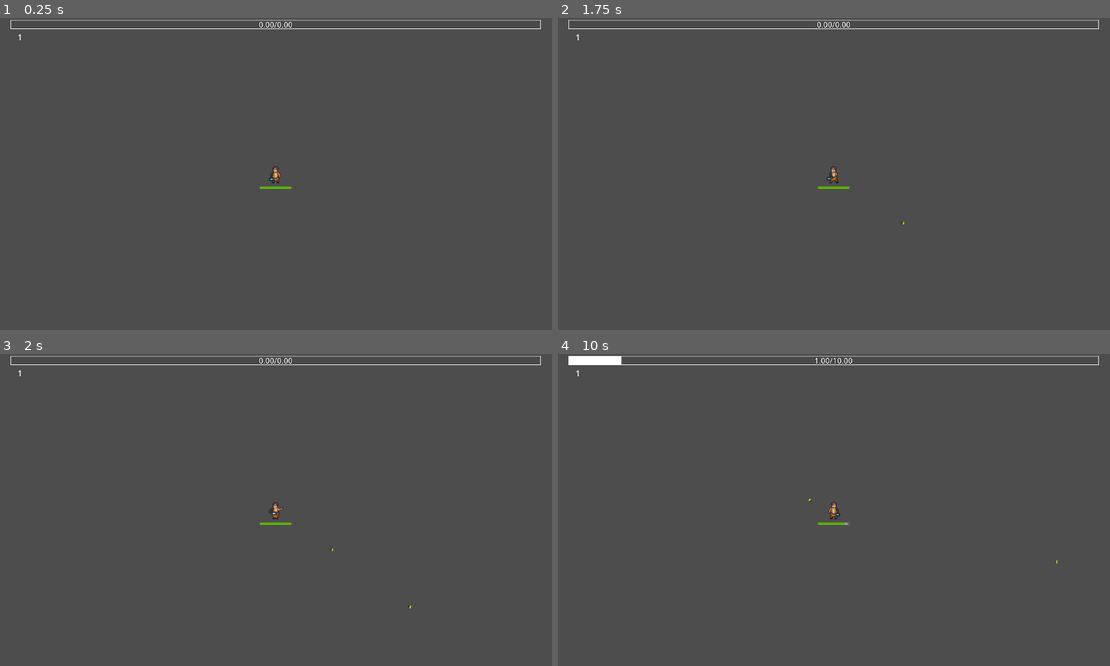
Above: before the commit, frames 1-4 (two rows, left to right).
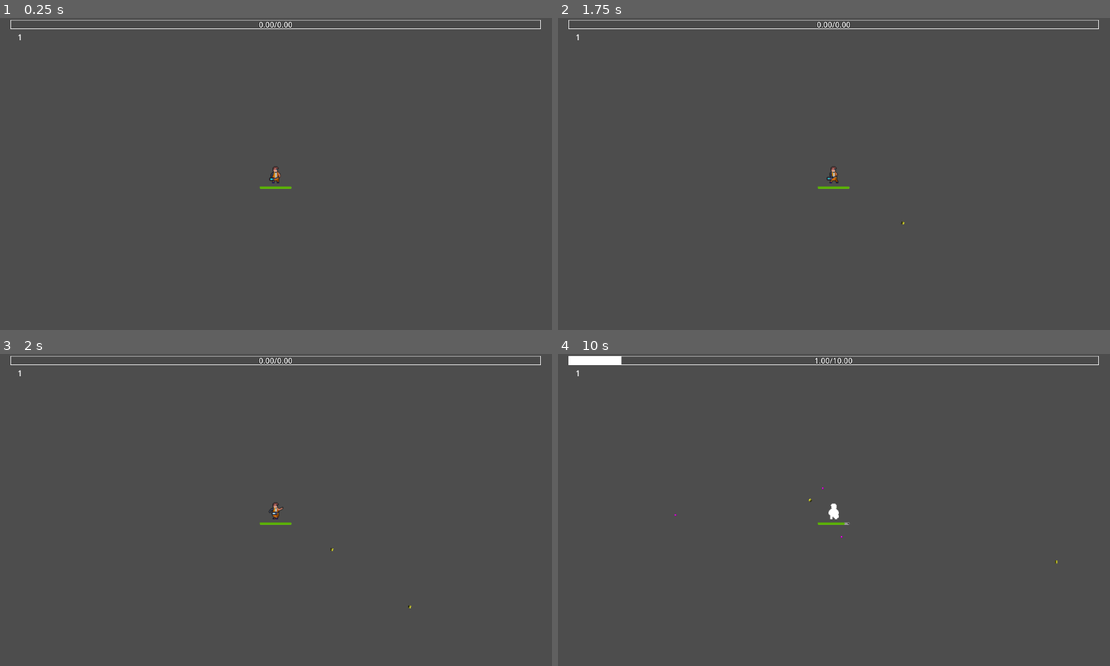
Above: after the commit, the same moments.

Repository: Clique33/Gamelab-Cipher-Labs
Game: Godot game, scene res://GameCore/Scenes/World.tscn
The game is run twice, just before and just after one commit, with the same random seed, the same clock (stepped at 60 frames per second) and the same inputs.
Inputs (mouse positions are in pixels of both pictures, inside the frame that each line leads up to):
- Up to frame 1 (0.25 s): no input
- Up to frame 2 (1.75 s): tap Enter at 0.5 s; move the mouse to (806, 236) at 0.52 s; hold W (move_up) from 0.53 s (still down); click (806, 236) at 0.6 s; move the mouse to (999, 220) at 1.27 s; click (999, 220) at 1.35 s
- Up to frame 3 (2 s): keep holding W (move_up)
- Up to frame 4 (10 s): move the mouse to (668, 463) at 2.02 s; release W (move_up) at 2.03 s; hold A (move_left) 2.03-3.53 s; click (668, 463) at 2.1 s; move the mouse to (861, 510) at 2.77 s; click (861, 510) at 2.85 s; tap Space at 3.5, 5.75, 9.5 s; move the mouse to (751, 432) at 3.52 s; hold S (move_down) 3.53-4.28 s; click (751, 432) at 3.6 s; tap Enter at 4.25, 6.5 s; move the mouse to (955, 494) at 4.27 s; hold D (move_right) 4.28-5.03 s; click (955, 494) at 4.35 s; move the mouse to (723, 525) at 5.02 s; hold W (move_up) 5.03-5.78 s; click (723, 525) at 5.1 s; move the mouse to (889, 441) at 5.77 s; hold D (move_right) 5.78-8.03 s; click (889, 441) at 5.85 s; move the mouse to (806, 572) at 6.52 s; click (806, 572) at 6.6 s; move the mouse to (999, 556) at 7.27 s; click (999, 556) at 7.35 s; move the mouse to (668, 463) at 8.02 s; hold S (move_down) 8.03-8.78 s; click (668, 463) at 8.1 s; move the mouse to (861, 510) at 8.77 s; hold A (move_left) 8.78-9.53 s; click (861, 510) at 8.85 s; move the mouse to (751, 432) at 9.52 s; hold W (move_up) from 9.53 s (still down); click (751, 432) at 9.6 s

Frames 1-3 are identical in both runs. In frame 4, less than 0.1% of the frame differs, in the area x 21-52%, y 42-60%.

Commit message:
refactor: ajustes visuais e colisão
- Animação 'hurt' do player agora em loop
- Blocker do player usa CapsuleShape2D
- Ajustes de escala e textura do Enemy
- Removido collision_mask do Player em World.tscn

Diff:
--- a/GameCore/Scenes/Enemy.tscn
+++ b/GameCore/Scenes/Enemy.tscn
@@ -1,8 +1,10 @@
-[gd_scene load_steps=5 format=3 uid="uid://bw0s6d8qxcnet"]
+[gd_scene load_steps=6 format=3 uid="uid://bw0s6d8qxcnet"]
 
 [ext_resource type="Script" uid="uid://cq0hhl7ixu3xr" path="res://GameCore/Scripts/Enemy.gd" id="1"]
 [ext_resource type="PackedScene" uid="uid://bl1ogqah5f4xc" path="res://HealthSystem/HealthComponent.tscn" id="2"]
 [ext_resource type="Resource" uid="uid://d2fka02gd4p0c" path="res://GameCore/Resources/EnemyHealth.tres" id="3"]
+
+[sub_resource type="PlaceholderTexture2D" id="PlaceholderTexture2D_ovtem"]
 
 [sub_resource type="RectangleShape2D" id="RectangleShape2D_ovtem"]
 size = Vector2(64, 64)
@@ -14,6 +16,9 @@
 move_speed = 90.0
 
 [node name="Sprite" type="Sprite2D" parent="."]
+position = Vector2(0, 1.19209e-07)
+scale = Vector2(3.5, 3.68919)
+texture = SubResource("PlaceholderTexture2D_ovtem")
 
 [node name="CollisionShape2D" type="CollisionShape2D" parent="."]
 visible = false
--- a/GameCore/Scenes/Player.tscn
+++ b/GameCore/Scenes/Player.tscn
@@ -143,7 +143,7 @@
 "duration": 1.0,
 "texture": SubResource("AtlasTexture_4uih6")
 }],
-"loop": false,
+"loop": true,
 "name": &"hurt",
 "speed": 10.0
 }, {
@@ -206,8 +206,8 @@
 "speed": 14.0
 }]
 
-[sub_resource type="RectangleShape2D" id="RectangleShape2D_yrc16"]
-size = Vector2(64, 64)
+[sub_resource type="CapsuleShape2D" id="CapsuleShape2D_2nwk4"]
+height = 38.0
 
 [sub_resource type="CapsuleShape2D" id="CapsuleShape2D_ipu7s"]
 height = 38.0
@@ -220,8 +220,9 @@
 [node name="AnimatedSprite2D" type="AnimatedSprite2D" parent="."]
 scale = Vector2(1.2, 1.2)
 sprite_frames = SubResource("SpriteFrames_yop7e")
-animation = &"run"
-frame_progress = 0.700768
+animation = &"hurt"
+frame = 2
+frame_progress = 0.448624
 
 [node name="Health" parent="." instance=ExtResource("2")]
 position = Vector2(-33, 26)
@@ -233,7 +234,9 @@
 collision_mask = 0
 
 [node name="BlockerShape" type="CollisionShape2D" parent="Blocker"]
-shape = SubResource("RectangleShape2D_yrc16")
+position = Vector2(0, 2)
+shape = SubResource("CapsuleShape2D_2nwk4")
+debug_color = Color(0.985542, 0, 0.332726, 0.42)
 
 [node name="CollisionShape2D" type="CollisionShape2D" parent="."]
 position = Vector2(0, 2)
--- a/GameCore/Scenes/World.tscn
+++ b/GameCore/Scenes/World.tscn
@@ -15,7 +15,6 @@
 component = NodePath("../../Player/ExperienceComponent")
 
 [node name="Player" parent="." instance=ExtResource("1")]
-collision_mask = 16
 up_direction = Vector2(0, 1)
 
 [node name="ExperienceComponent" type="Node" parent="Player"]
